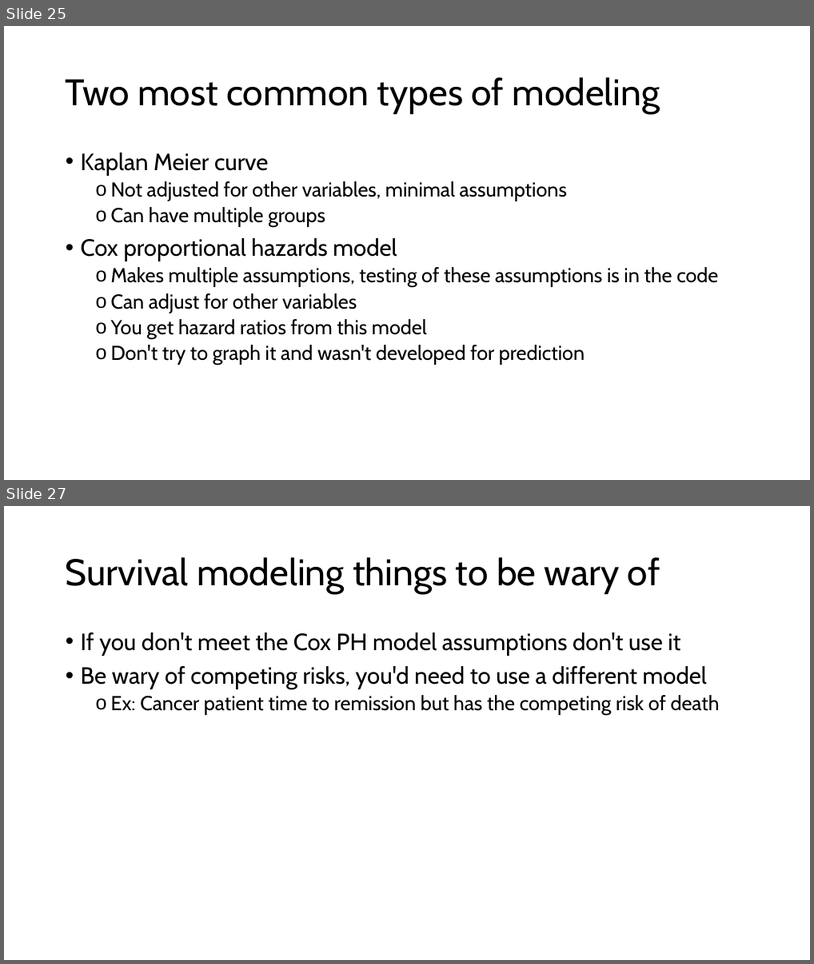
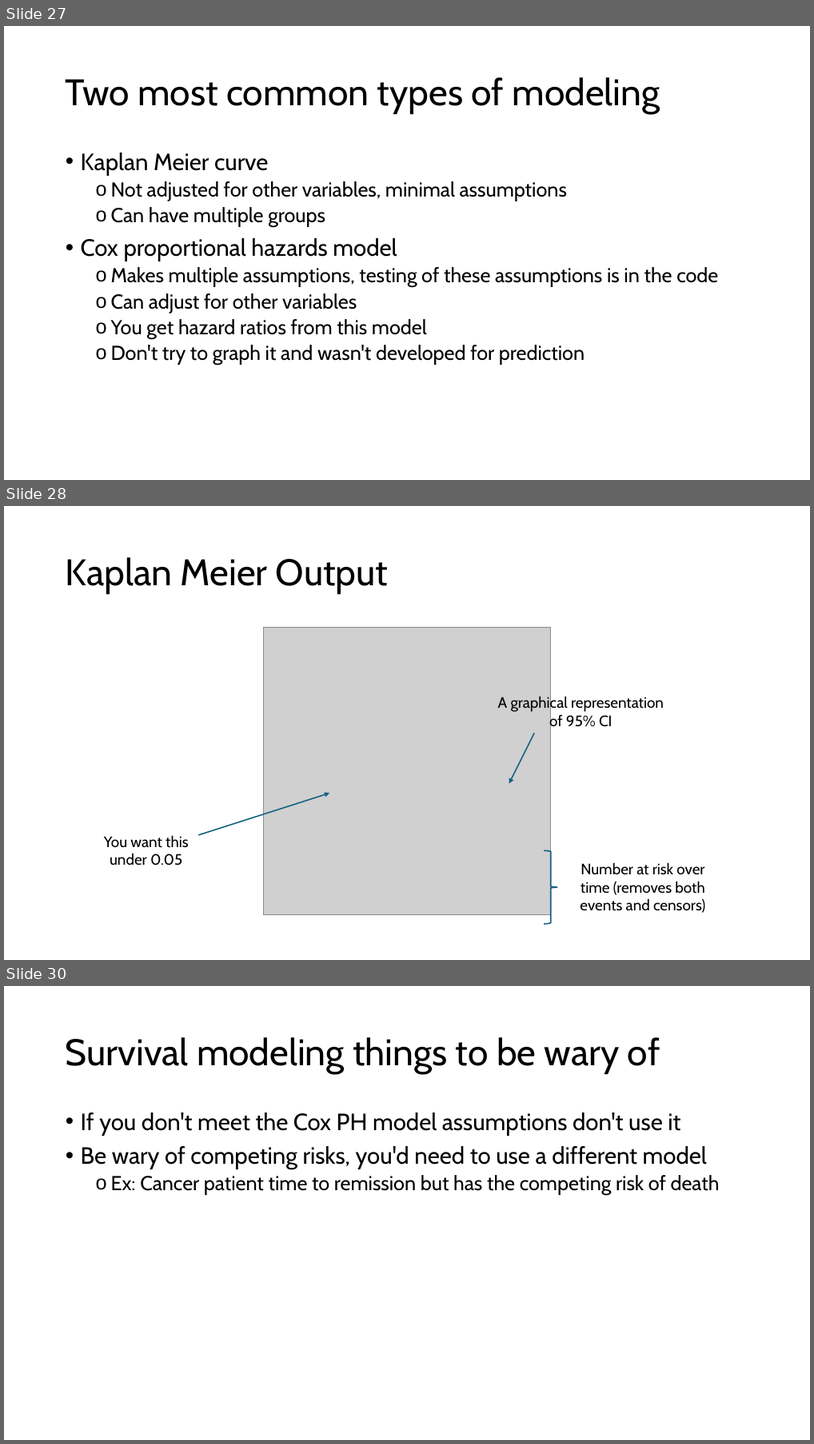
Before and after one commit to HTS-dev96/Pragmatic-R-and-Stats, a slide deck: Pratical Approach to stats and R.pptx. Shown one above the other, each under a label of ours: slides 25 and 27 before the commit, slides 27, 28 and 30 after it; the slides between them are not shown. The pictures are 814x964 and 814x1444 pixels, drawn with LibreOffice and Linux fonts; fonts in the diff are those of the drawing; grey boxes stand for pictures. Boxes give left, top, right and bottom in pixels: in the first picture for what was removed or moved away, otherwise in the second. Text is boxed around its words. In the diff, an @@ line names an element or a change of style, - is before the commit and + after.

```diff
--- a/Pratical Approach to stats and R.pptx
+++ b/Pratical Approach to stats and R.pptx
@@ slide 28 added at [4, 506, 810, 960], background #FFFFFF @@
@@ title added at [66, 557, 389, 594], 44 pt, text #000000 @@
+Kaplan Meier Output
@@ picture added at [263, 627, 551, 915] @@
@@ text added at [498, 695, 664, 730], 18 pt, text #000000 @@
+A graphical representation of 95% CI
@@ arrow added from (534, 733) to (510, 783), #156082 1.5 pt @@
@@ arrow added from (198, 835) to (330, 792), #156082 1.5 pt @@
@@ text added at [104, 835, 188, 865], 18 pt, text #000000 @@
+You want this under 0.05
@@ right brace added at [544, 850, 558, 924], outline #156082 1.5 pt @@
@@ text added at [580, 862, 706, 912], 18 pt, text #000000 @@
+Number at risk over time (removes both events and censors)
@@ what was slide 25 is now slide 27 @@
@@ what was slide 27 is now slide 30 @@
```
Also in this commit, not shown: 3 slides changed, 4 other slides added.
